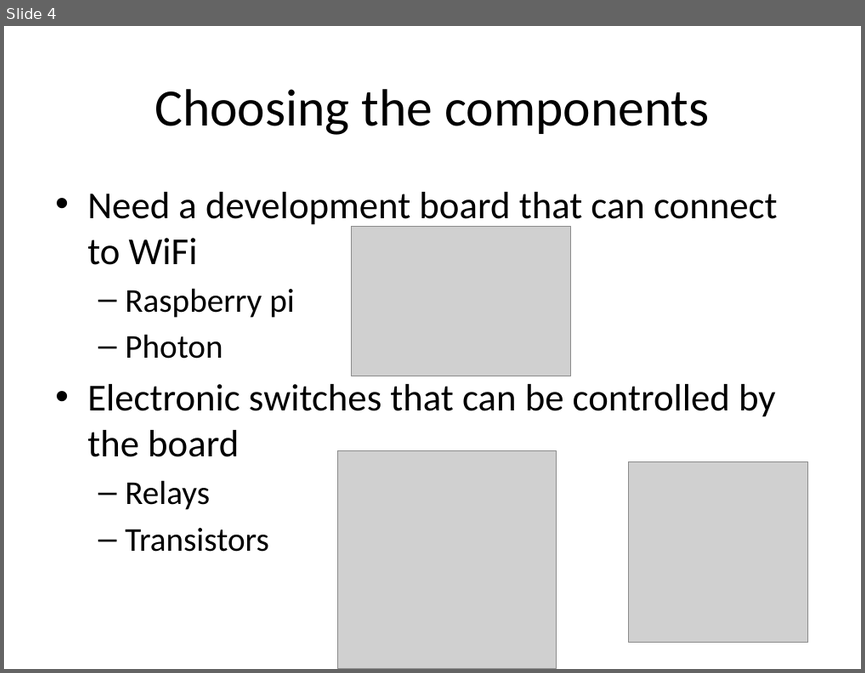
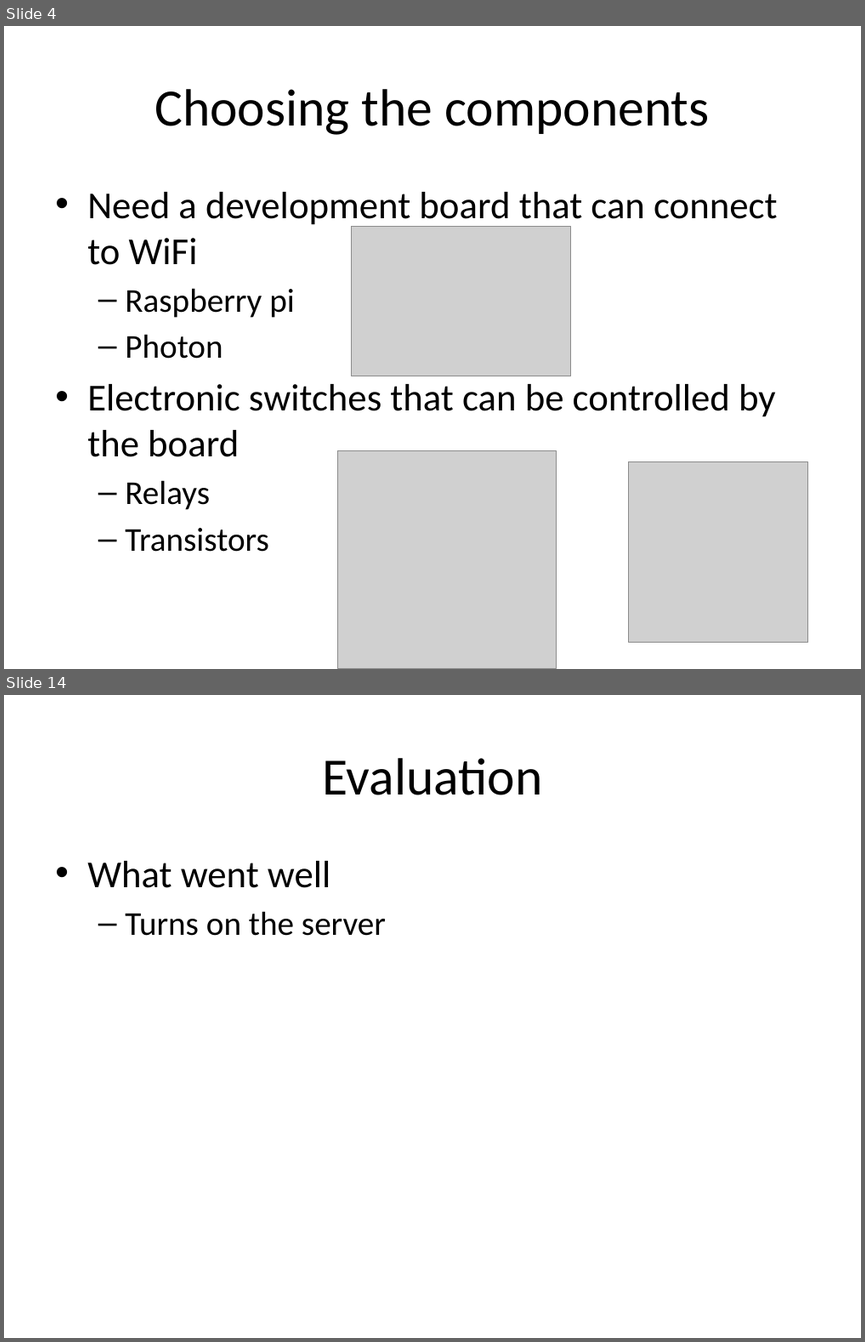
Before and after one commit to AngrySaltyFish/EPQ, a slide deck: EPQ – Artefact.pptx. Shown one above the other, each under a label of ours: slide 4 before the commit, slides 4 and 14 after it; the slides between them are not shown. The pictures are 865x673 and 865x1342 pixels, drawn with LibreOffice and Linux fonts; fonts in the diff are those of the drawing; grey boxes stand for pictures. Boxes give left, top, right and bottom in pixels: in the first picture for what was removed or moved away, otherwise in the second. Text is boxed around its words. In the diff, an @@ line names an element or a change of style, - is before the commit and + after.

```diff
--- a/EPQ – Artefact.pptx
+++ b/EPQ – Artefact.pptx
@@ slide 14 added at bbox=[4, 695, 861, 1338], background #FFFFFF @@
@@ title added at bbox=[322, 758, 543, 795], 44 pt, text #000000 @@
+Evaluation
@@ text added at bbox=[87, 861, 386, 936], 28 pt, text #000000 @@
+• What went well
+  – Turns on the server
```
Also in this commit, not shown: 9 other slides added, 1 other file.
